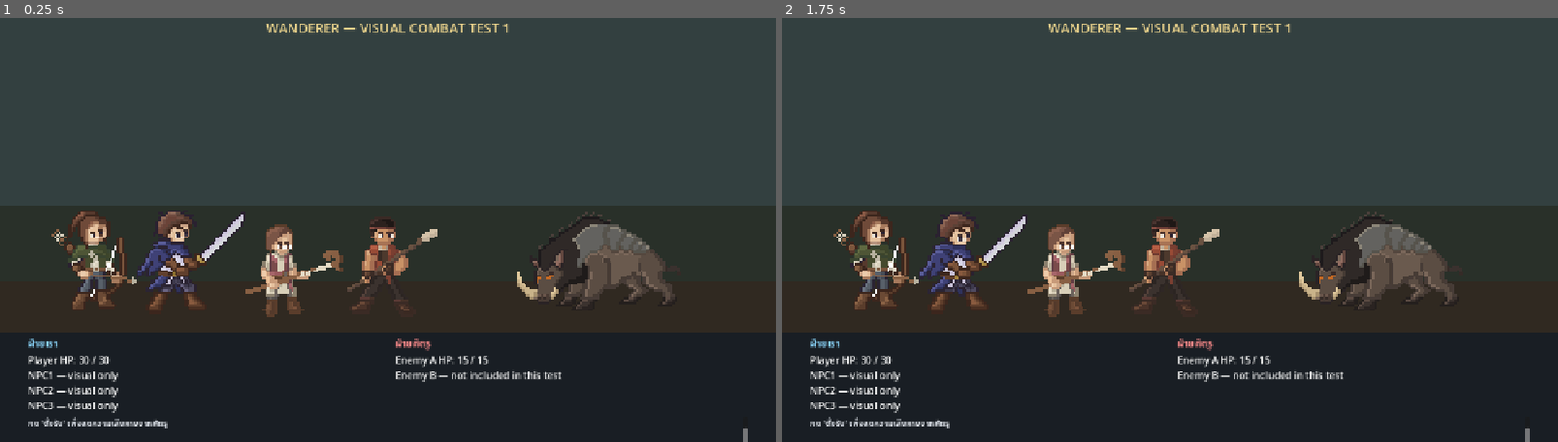
Above: before the commit, frames 1-2 (left to right).
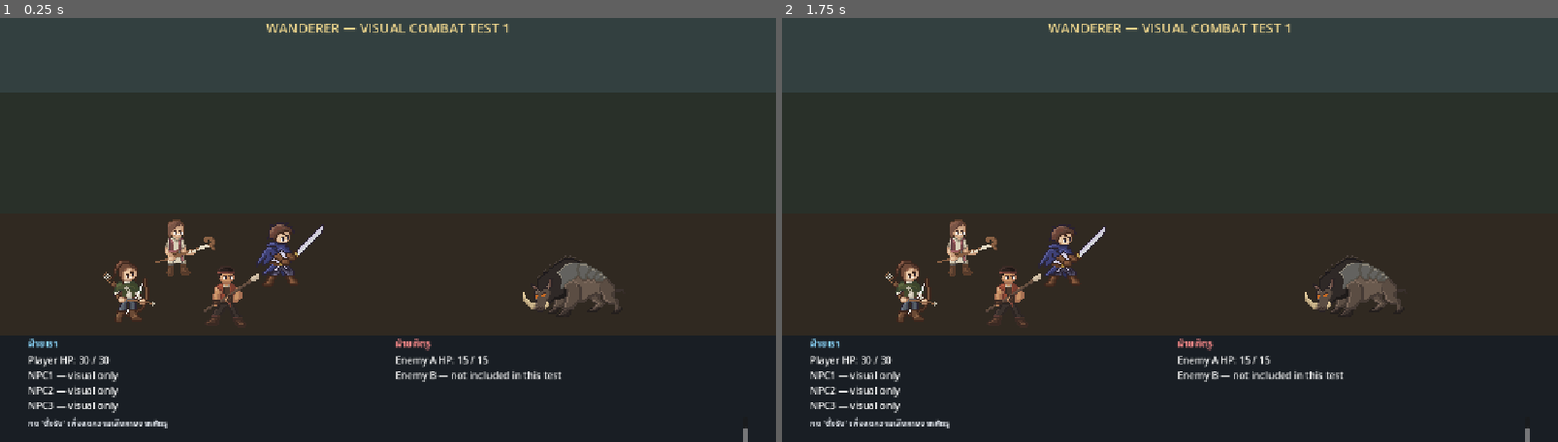
Above: after the commit, the same moments.

Repository: shanwinder/wanderer
Game: Godot game, scene res://scenes/combat/combat_prototype.tscn
Two runs of this game, one before a commit and one after it. Both use one fixed random seed, a clock stepped at 60 frames per second and the inputs below.
Inputs:
- Up to frame 1 (0.25 s): no input
- Up to frame 2 (1.75 s): tap Enter at 1.25 s

The runs differ from the first frame. In frame 1, 5.7% of the frame differs, in the area x 6-87%, y 45-73%; in frame 2, 5.7%.

Commit message:
Add combat prototype sprite assets
This change adds idle sprite assets for the player, NPCs, and enemy and updates the combat prototype scene to reference them. It also adjusts the battle layout and positioning to better compose the arena while wiring in the imported texture UIDs for Godot.

Diff:
--- a/scenes/combat/combat_prototype.tscn
+++ b/scenes/combat/combat_prototype.tscn
@@ -1,22 +1,28 @@
-[gd_scene load_steps=8 format=3 uid="uid://bn6oc55gryn7"]
+[gd_scene format=3 uid="uid://bn6oc55gryn7"]
 
 [ext_resource type="Script" uid="uid://c7el54cat8hob" path="res://scripts/combat/combat_prototype.gd" id="1_script"]
-[ext_resource type="Texture2D" path="res://assets/sprites/characters/player/battle/idle/player_idle_01.png" id="2_player_1"]
-[ext_resource type="Texture2D" path="res://assets/sprites/characters/player/battle/idle/player_idle_02.png" id="3_player_2"]
-[ext_resource type="Texture2D" path="res://assets/sprites/characters/npc_01/battle/idle/npc_01_idle.png" id="4_npc1"]
-[ext_resource type="Texture2D" path="res://assets/sprites/characters/npc_02/battle/idle/npc_02_idle.png" id="5_npc2"]
-[ext_resource type="Texture2D" path="res://assets/sprites/characters/npc_03/battle/idle/npc_03_idle.png" id="6_npc3"]
-[ext_resource type="Texture2D" path="res://assets/sprites/enemies/enemy_01/battle/idle/enemy_01_idle.png" id="7_enemy1"]
+[ext_resource type="Texture2D" uid="uid://n7y2opnapgil" path="res://assets/sprites/characters/player/battle/idle/player_idle_01.png" id="2_player_1"]
+[ext_resource type="Texture2D" uid="uid://xudhfk22w6ri" path="res://assets/sprites/characters/player/battle/idle/player_idle_02.png" id="3_player_2"]
+[ext_resource type="Texture2D" uid="uid://bfdny3yfcj6qy" path="res://assets/sprites/characters/npc_01/battle/idle/npc_01_idle.png" id="4_npc1"]
+[ext_resource type="Texture2D" uid="uid://b0rwuiq5wpcqi" path="res://assets/sprites/characters/npc_02/battle/idle/npc_02_idle.png" id="5_npc2"]
+[ext_resource type="Texture2D" uid="uid://bd8sdrl26cb24" path="res://assets/sprites/characters/npc_03/battle/idle/npc_03_idle.png" id="6_npc3"]
+[ext_resource type="Texture2D" uid="uid://1rgylruffx45" path="res://assets/sprites/enemies/enemy_01/battle/idle/enemy_01_idle.png" id="7_enemy1"]
 
 [sub_resource type="SpriteFrames" id="SpriteFrames_player"]
 animations = [{
-"frames": [{"duration": 1.0, "texture": ExtResource("2_player_1")}, {"duration": 1.0, "texture": ExtResource("3_player_2")}],
-"loop": true,
+"frames": [{
+"duration": 1.0,
+"texture": ExtResource("2_player_1")
+}, {
+"duration": 1.0,
+"texture": ExtResource("3_player_2")
+}],
+"loop": 1,
 "name": &"idle",
 "speed": 3.0
 }]
 
-[node name="CombatPrototype" type="Control"]
+[node name="CombatPrototype" type="Control" unique_id=849180832]
 layout_mode = 3
 anchors_preset = 15
 anchor_right = 1.0
@@ -25,7 +31,7 @@
 grow_vertical = 2
 script = ExtResource("1_script")
 
-[node name="Background" type="ColorRect" parent="."]
+[node name="Background" type="ColorRect" parent="." unique_id=1426182317]
 layout_mode = 1
 anchors_preset = 15
 anchor_right = 1.0
@@ -33,66 +39,66 @@
 grow_horizontal = 2
 grow_vertical = 2
 mouse_filter = 2
-color = Color(0.10, 0.12, 0.14, 1)
-
-[node name="SkyBand" type="ColorRect" parent="."]
+color = Color(0.1, 0.12, 0.14, 1)
+
+[node name="SkyBand" type="ColorRect" parent="." unique_id=428434888]
 layout_mode = 0
 offset_right = 1280.0
 offset_bottom = 430.0
 mouse_filter = 2
-color = Color(0.20, 0.25, 0.25, 1)
-
-[node name="FarGround" type="ColorRect" parent="."]
-layout_mode = 0
-offset_top = 330.0
+color = Color(0.2, 0.25, 0.25, 1)
+
+[node name="FarGround" type="ColorRect" parent="." unique_id=357346474]
+layout_mode = 0
+offset_top = 143.0
 offset_right = 1280.0
-offset_bottom = 520.0
+offset_bottom = 343.0
 mouse_filter = 2
 color = Color(0.16, 0.19, 0.16, 1)
 
-[node name="Ground" type="ColorRect" parent="."]
-layout_mode = 0
-offset_top = 455.0
+[node name="Ground" type="ColorRect" parent="." unique_id=975505626]
+layout_mode = 0
+offset_top = 343.0
 offset_right = 1280.0
-offset_bottom = 540.0
+offset_bottom = 543.0
 mouse_filter = 2
 color = Color(0.19, 0.16, 0.13, 1)
 
-[node name="Battlefield" type="Node2D" parent="."]
-
-[node name="Npc1" type="Sprite2D" parent="Battlefield"]
-texture_filter = 1
-position = Vector2(155, 418)
-scale = Vector2(4, 4)
+[node name="Battlefield" type="Node2D" parent="." unique_id=202512223]
+
+[node name="Npc1" type="Sprite2D" parent="Battlefield" unique_id=1421812779]
+texture_filter = 1
+position = Vector2(212.00002, 470)
+scale = Vector2(2.5, 2.5)
 texture = ExtResource("4_npc1")
 
-[node name="Player" type="AnimatedSprite2D" parent="Battlefield"]
-texture_filter = 1
-position = Vector2(315, 422)
-scale = Vector2(4, 4)
+[node name="Player" type="AnimatedSprite2D" parent="Battlefield" unique_id=141029305]
+texture_filter = 1
+position = Vector2(479, 412)
+scale = Vector2(2.5, 2.5)
 sprite_frames = SubResource("SpriteFrames_player")
 animation = &"idle"
 autoplay = "idle"
 
-[node name="Npc2" type="Sprite2D" parent="Battlefield"]
-texture_filter = 1
-position = Vector2(475, 420)
-scale = Vector2(4, 4)
+[node name="Npc2" type="Sprite2D" parent="Battlefield" unique_id=917054219]
+texture_filter = 1
+position = Vector2(299, 390)
+scale = Vector2(2.5, 2.5)
 texture = ExtResource("5_npc2")
 
-[node name="Npc3" type="Sprite2D" parent="Battlefield"]
-texture_filter = 1
-position = Vector2(635, 420)
-scale = Vector2(4, 4)
+[node name="Npc3" type="Sprite2D" parent="Battlefield" unique_id=679747556]
+texture_filter = 1
+position = Vector2(375, 474)
+scale = Vector2(2.5, 2.5)
 texture = ExtResource("6_npc3")
 
-[node name="EnemyA" type="Sprite2D" parent="Battlefield"]
-texture_filter = 1
-position = Vector2(985, 420)
-scale = Vector2(4, 4)
+[node name="EnemyA" type="Sprite2D" parent="Battlefield" unique_id=1393338436]
+texture_filter = 1
+position = Vector2(945, 461)
+scale = Vector2(2.5, 2.5)
 texture = ExtResource("7_enemy1")
 
-[node name="TitleLabel" type="Label" parent="."]
+[node name="TitleLabel" type="Label" parent="." unique_id=1955448986]
 layout_mode = 0
 offset_left = 32.0
 offset_top = 20.0
@@ -103,7 +109,7 @@
 text = "WANDERER — VISUAL COMBAT TEST 1"
 horizontal_alignment = 1
 
-[node name="MainMargin" type="MarginContainer" parent="."]
+[node name="MainMargin" type="MarginContainer" parent="." unique_id=2047073220]
 layout_mode = 0
 offset_left = 30.0
 offset_top = 535.0
@@ -114,59 +120,59 @@
 theme_override_constants/margin_right = 16
 theme_override_constants/margin_bottom = 10
 
-[node name="MainVBox" type="VBoxContainer" parent="MainMargin"]
+[node name="MainVBox" type="VBoxContainer" parent="MainMargin" unique_id=352394201]
 layout_mode = 2
 theme_override_constants/separation = 8
 
-[node name="BattleRow" type="HBoxContainer" parent="MainMargin/MainVBox"]
+[node name="BattleRow" type="HBoxContainer" parent="MainMargin/MainVBox" unique_id=1152935419]
 layout_mode = 2
 theme_override_constants/separation = 24
 
-[node name="AlliesPanel" type="VBoxContainer" parent="MainMargin/MainVBox/BattleRow"]
+[node name="AlliesPanel" type="VBoxContainer" parent="MainMargin/MainVBox/BattleRow" unique_id=1538975628]
 layout_mode = 2
 size_flags_horizontal = 3
 theme_override_constants/separation = 2
 
-[node name="AlliesTitle" type="Label" parent="MainMargin/MainVBox/BattleRow/AlliesPanel"]
+[node name="AlliesTitle" type="Label" parent="MainMargin/MainVBox/BattleRow/AlliesPanel" unique_id=423084152]
 layout_mode = 2
 theme_override_colors/font_color = Color(0.55, 0.85, 1, 1)
 text = "ฝ่ายเรา"
 
-[node name="PlayerLabel" type="Label" parent="MainMargin/MainVBox/BattleRow/AlliesPanel"]
+[node name="PlayerLabel" type="Label" parent="MainMargin/MainVBox/BattleRow/AlliesPanel" unique_id=996025110]
 layout_mode = 2
 text = "Player HP: 30 / 30"
 
-[node name="NpcALabel" type="Label" parent="MainMargin/MainVBox/BattleRow/AlliesPanel"]
+[node name="NpcALabel" type="Label" parent="MainMargin/MainVBox/BattleRow/AlliesPanel" unique_id=1940055509]
 layout_mode = 2
 text = "NPC1 — visual only"
 
-[node name="NpcBLabel" type="Label" parent="MainMargin/MainVBox/BattleRow/AlliesPanel"]
+[node name="NpcBLabel" type="Label" parent="MainMargin/MainVBox/BattleRow/AlliesPanel" unique_id=648608578]
 layout_mode = 2
 text = "NPC2 — visual only"
 
-[node name="NpcCLabel" type="Label" parent="MainMargin/MainVBox/BattleRow/AlliesPanel"]
+[node name="NpcCLabel" type="Label" parent="MainMargin/MainVBox/BattleRow/AlliesPanel" unique_id=1924699664]
 layout_mode = 2
 text = "NPC3 — visual only"
 
-[node name="EnemiesPanel" type="VBoxContainer" parent="MainMargin/MainVBox/BattleRow"]
+[node name="EnemiesPanel" type="VBoxContainer" parent="MainMargin/MainVBox/BattleRow" unique_id=1185414856]
 layout_mode = 2
 size_flags_horizontal = 3
 theme_override_constants/separation = 2
 
-[node name="EnemiesTitle" type="Label" parent="MainMargin/MainVBox/BattleRow/EnemiesPanel"]
+[node name="EnemiesTitle" type="Label" parent="MainMargin/MainVBox/BattleRow/EnemiesPanel" unique_id=404696010]
 layout_mode = 2
 theme_override_colors/font_color = Color(1, 0.55, 0.55, 1)
 text = "ฝ่ายศัตรู"
 
-[node name="EnemyALabel" type="Label" parent="MainMargin/MainVBox/BattleRow/EnemiesPanel"]
+[node name="EnemyALabel" type="Label" parent="MainMargin/MainVBox/BattleRow/EnemiesPanel" unique_id=199510186]
 layout_mode = 2
 text = "Enemy A HP: 15 / 15"
 
-[node name="EnemyBLabel" type="Label" parent="MainMargin/MainVBox/BattleRow/EnemiesPanel"]
+[node name="EnemyBLabel" type="Label" parent="MainMargin/MainVBox/BattleRow/EnemiesPanel" unique_id=705654534]
 layout_mode = 2
 text = "Enemy B — not included in this test"
 
-[node name="CombatLog" type="RichTextLabel" parent="MainMargin/MainVBox"]
+[node name="CombatLog" type="RichTextLabel" parent="MainMargin/MainVBox" unique_id=2102754491]
 custom_minimum_size = Vector2(0, 42)
 layout_mode = 2
 size_flags_vertical = 3
@@ -175,22 +181,22 @@
 text = "การต่อสู้เริ่มต้น"
 scroll_following = true
 
-[node name="ActionRow" type="HBoxContainer" parent="MainMargin/MainVBox"]
+[node name="ActionRow" type="HBoxContainer" parent="MainMargin/MainVBox" unique_id=553290662]
 layout_mode = 2
 theme_override_constants/separation = 10
 alignment = 1
 
-[node name="AttackButton" type="Button" parent="MainMargin/MainVBox/ActionRow"]
+[node name="AttackButton" type="Button" parent="MainMargin/MainVBox/ActionRow" unique_id=45462366]
 custom_minimum_size = Vector2(150, 38)
 layout_mode = 2
 text = "โจมตี"
 
-[node name="DefendButton" type="Button" parent="MainMargin/MainVBox/ActionRow"]
+[node name="DefendButton" type="Button" parent="MainMargin/MainVBox/ActionRow" unique_id=232293062]
 custom_minimum_size = Vector2(150, 38)
 layout_mode = 2
 text = "ตั้งรับ"
 
-[node name="RestartButton" type="Button" parent="MainMargin/MainVBox/ActionRow"]
+[node name="RestartButton" type="Button" parent="MainMargin/MainVBox/ActionRow" unique_id=88241546]
 custom_minimum_size = Vector2(150, 38)
 layout_mode = 2
 text = "เริ่มใหม่"
Not shown, added: assets/sprites/characters/npc_01/battle/idle/npc_01_idle.png.import
Not shown, added: assets/sprites/characters/npc_02/battle/idle/npc_02_idle.png.import
Not shown, added: assets/sprites/characters/npc_03/battle/idle/npc_03_idle.png.import
Not shown, added: assets/sprites/characters/player/battle/idle/player_idle_01.png.import
Not shown, added: assets/sprites/characters/player/battle/idle/player_idle_02.png.import
Not shown, added: assets/sprites/enemies/enemy_01/battle/idle/enemy_01_idle.png.import
